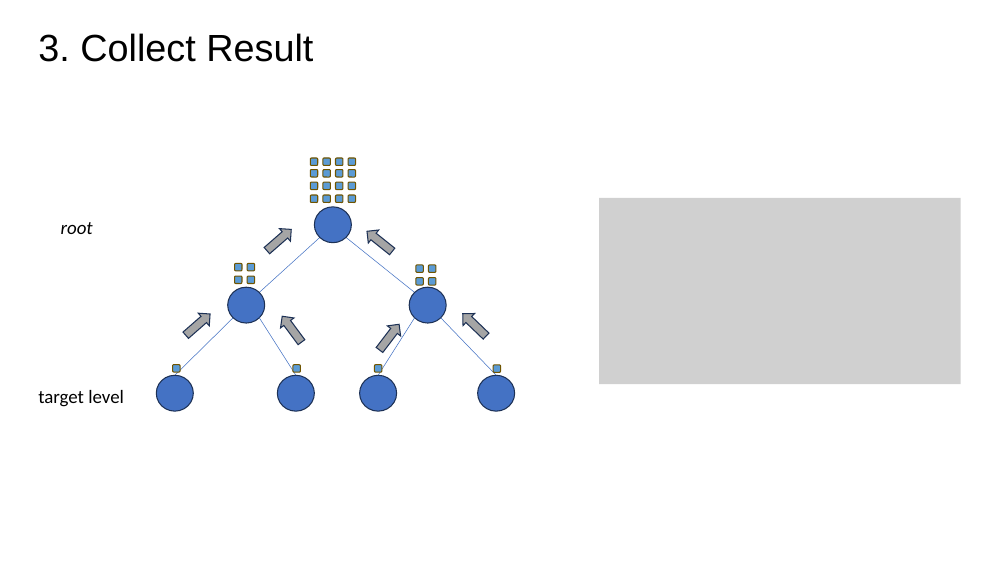
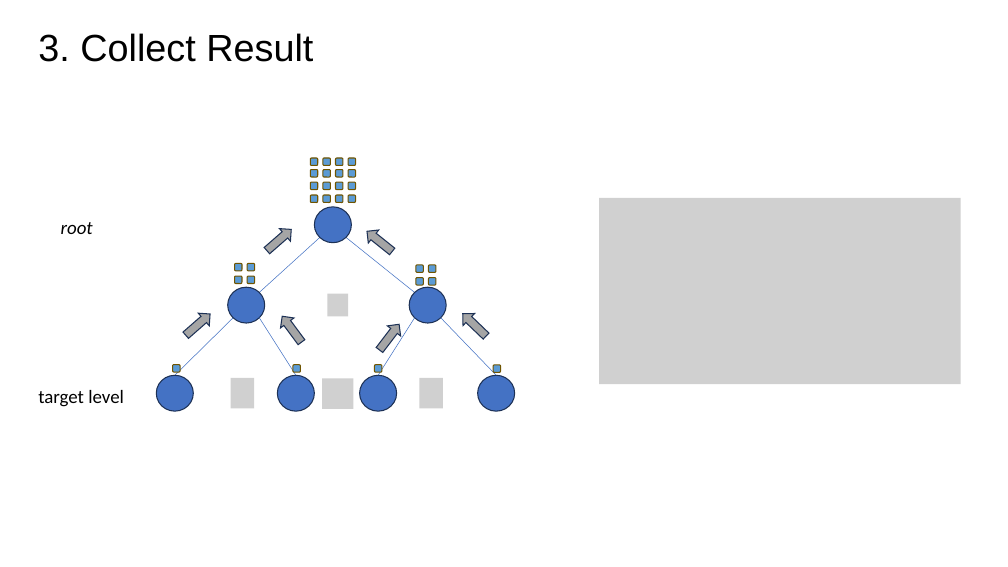
Before and after one commit to zhuliang21/Parallel-Matrix-Multiplication, a slide deck: slide 7 of powerpoint/Pre.pptx. Drawn at 1008x567 pixels with LibreOffice and Linux fonts; fonts in the diff are those of the drawing; grey boxes stand for pictures. Boxes give left, top, right and bottom in pixels: in the first picture for what was removed or moved away, otherwise in the second. Text is boxed around its words. In the diff, an @@ line names an element or a change of style, - is before the commit and + after.

```diff
--- a/powerpoint/Pre.pptx
+++ b/powerpoint/Pre.pptx
@@ group added at box(231, 293, 443, 408): 4 pictures @@
```
Also in this commit, not shown: 7 other slides changed, 1 other file.
